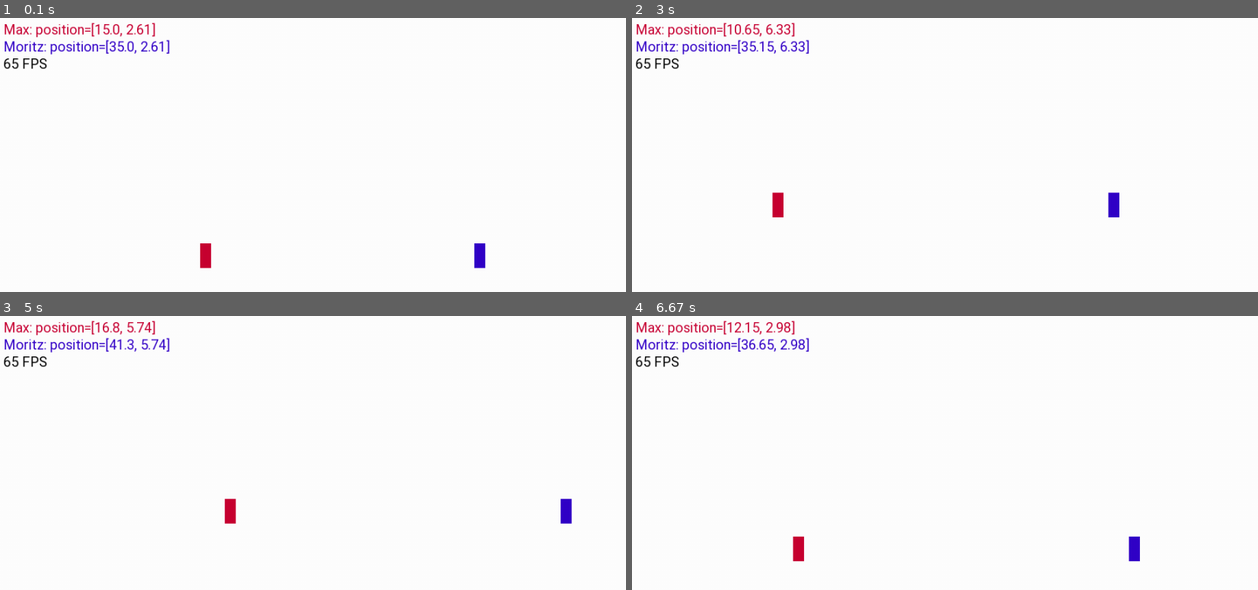
Above: before the commit, frames 1-4 (two rows, left to right).
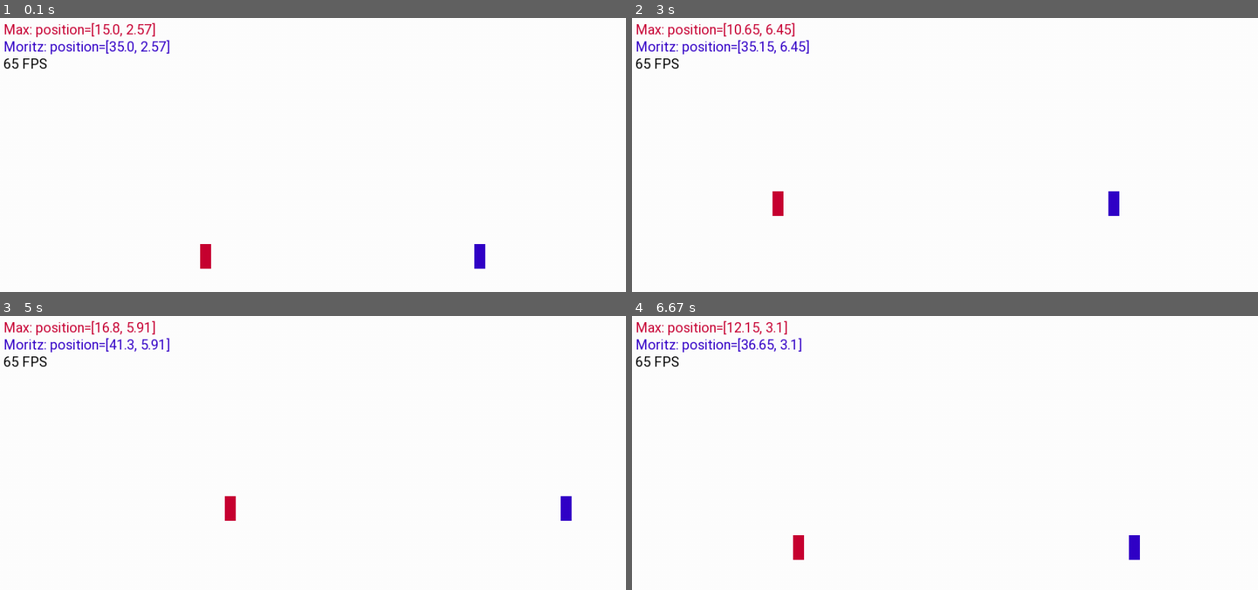
Above: after the commit, the same moments.

Repository: dostuffthatmatters/pygame-jump-n-run
Game: pygame game, started from run.py
Two runs of this game, one before a commit and one after it. Both use one fixed random seed, a clock stepped at 60 frames per second and the inputs below.
Inputs:
- Up to frame 1 (0.1 s): no input
- Up to frame 2 (3 s): hold Right 0.33-0.8 s; hold Up 0.83-1.13 s; hold W 0.83-1.13 s; hold Right 1.17-1.63 s; hold D 1.17-1.63 s; hold Left 1.67-2.2 s; hold A 1.67-2.2 s; hold Left 2.23-2.63 s; hold A 2.23-2.63 s; hold Up from 2.67 s (still down); hold W from 2.67 s (still down)
- Up to frame 3 (5 s): release Up at 3.03 s; release W at 3.03 s; hold Right 3.07-3.7 s; hold D 3.07-3.7 s; hold Left 3.73-4.2 s; hold A 3.73-4.2 s; hold Right 4.23-4.7 s; hold D 4.23-4.7 s; hold Up from 4.73 s (still down); hold W from 4.73 s (still down)
- Up to frame 4 (6.67 s): release Up at 5.03 s; release W at 5.03 s; hold Right 5.07-5.53 s; hold D 5.07-5.53 s; hold Left 5.57-6.1 s; hold A 5.57-6.1 s; hold Left 6.13-6.53 s; hold A 6.13-6.53 s; hold Up from 6.57 s (still down); hold W from 6.57 s (still down)

The runs differ from the first frame. In frame 1, 0.1% of the frame differs, in the area x 21-78%, y 2-92%; in frame 2, 0.2%; in frame 3, 0.2%; in frame 4, 0.3%, in the area x 21-82%, y 1-90%.

Commit message:
Add version 2 of the game

Diff:
--- a/game/engine/constants.py
+++ b/game/engine/constants.py
@@ -2,7 +2,7 @@
 import math
 
 SCALING_FACTOR = 20  # pixels/meter
-GRAVITY = 9.81 * 8  # m/s^2
+GRAVITY = 9.81 * 9  # m/s^2
 
 RUN_VELOCITY = 10  # m/s
 JUMP_HEIGHT = 6  # meter
@@ -18,5 +18,15 @@
 this feels way too slow (I mean real people cannot jump 6
 meters high ;))
 
-So that is why I artificially bumped up the gravity.
+So that is why I artificially bumped up the gravity:
+x times the gravity -> 1/sqrt(x) times the jump-duration
 """
+
+# For debugging purposes
+SLOWDOWN = False
+SLOWDOWN_FPS = 4
+DRAW_HELPERS = True
+
+ERROR_MARGIN = 0.025
+MIN_FPS = 30
+MAX_FPS = 60
--- a/game/v1/main.py
+++ b/game/v1/main.py
@@ -1,6 +1,8 @@
+
 import pygame
+from game.engine.game import Game
+
 from pygame.constants import *
-from game.engine.game import Game
 from game.engine.constants import *
 
 from game.v1.player import Player
--- a/game/v1/player.py
+++ b/game/v1/player.py
@@ -1,7 +1,8 @@
 
 import pygame
+
 from pygame.constants import *
-from engine.constants import *
+from game.engine.constants import *
 
 class Player:
 
--- /dev/null
+++ b/game/v2/__init__.py
@@ -0,0 +1,2 @@
+
+from game.v2.main import run
--- /dev/null
+++ b/game/v2/barrier.py
@@ -0,0 +1,102 @@
+
+from game.engine.constants import *
+
+def is_number(x):
+    return any([isinstance(x, _type) for _type in (int, float)])
+
+
+class SquareBarrier:
+
+    instances = []
+
+    def __init__(
+            self,
+            x_left=None, x_center=None,
+            y_top=None, y_center=None,
+            width=1, height=1,
+            color=(150, 150, 150)
+    ):
+
+        # Just some tests to validate that the correct init_values are given
+        assert \
+            x_left is None and x_center is not None or \
+            x_center is None and x_left is not None, \
+            "Exactly one of (x_left, x_center) has to be set"
+        assert \
+            is_number(x_left if x_left is not None else x_center),\
+            "x has to be a number (integer or float)"
+        assert \
+            y_top is None and y_center is not None or \
+            y_center is None and y_top is not None, \
+            "Exactly one of (y_top, y_center) has to be set"
+        assert \
+            is_number(y_top if y_top is not None else y_center), \
+            "y has to be a number (integer or float)"
+
+        # self.x/self.y is referencing the blocks center
+        self.x = x_left + width/2 if x_left is not None else x_center
+        self.y = y_top - height/2 if y_top is not None else y_center
+
+        self.width = width
+        self.height = height
+
+        self.color = color
+
+        SquareBarrier.instances.append(self)
+
+    def draw(self, game):
+        w = self.width * SCALING_FACTOR
+        h = self.height * SCALING_FACTOR
+        x = (self.x * SCALING_FACTOR) - (w/2)
+        y = game.height - ((self.y * SCALING_FACTOR) + (h/2))
+        game.draw_rect(x, y, w, h, color=self.color)
+
+    @staticmethod
+    def draw_all(game):
+        for barrier in SquareBarrier.instances:
+            barrier.draw(game)
+
+    @staticmethod
+    def create(x_left, y_top, width, height, color=(150, 150, 150)):
+        SquareBarrier(x_left=x_left, y_top=y_top, width=width, height=height, color=color)
+
+    def detect_collision(self, x_center, y_center, width, height):
+        dx_min = width/2 + self.width/2
+        dy_min = height/2 + self.height/2
+
+        dx = x_center - self.x  # dx > 0 = player is right from the barrier
+        dy = y_center - self.y  # dy > 0 = player is above the barrier
+
+        collision = {}
+
+        if dx_min > abs(dx) and dy_min > abs(dy):
+            # Overlaps!
+
+            vertical_overlap = (dy_min-abs(dy))
+            horizontal_overlap = (dx_min-abs(dx))
+
+            if vertical_overlap < horizontal_overlap:
+                if dy > 0:
+                    collision = {"FLOOR": self.y + self.height/2}
+                else:
+                    collision = {"CEILING": self.y - self.height/2}
+            else:
+                if dx > 0:
+                    collision = {"LEFT_WALL": self.x + self.width/2}
+                else:
+                    collision = {"RIGHT_WALL": self.x - self.width/2}
+
+            assert len(collision) > 0, "Math is wrong"
+
+        return collision
+
+    @staticmethod
+    def detect_all_collisions(x_center, y_center, width, height):
+        all_collisions = {}
+        for barrier in SquareBarrier.instances:
+            single_collision = barrier.detect_collision(x_center, y_center, width, height)
+            for side in single_collision:
+                # Only detect one collision per direction yet!
+                if side not in all_collisions:
+                    all_collisions[side] = single_collision[side]
+        return all_collisions
--- /dev/null
+++ b/game/v2/main.py
@@ -0,0 +1,81 @@
+
+import pygame
+import time
+import math
+from game.engine.game import Game
+
+from pygame.constants import *
+from game.engine.constants import *
+
+from game.v2.player import Player
+from game.v2.barrier import SquareBarrier
+
+
+def update(timedelta):
+    Player.update_all(timedelta)
+
+
+def draw(game, player):
+    game.draw_background()
+    SquareBarrier.draw_all(game)
+    Player.draw_all(game)
+
+    if DRAW_HELPERS:
+        game.draw_text(text=f"collisions: {player.collisions}", x_left=5, y_top=5, font_size=20, color=player.color)
+        game.draw_text(text=f"position: {player.position}", x_left=5, y_top=30, font_size=20, color=player.color)
+        game.draw_text(text=f"{game.fps} FPS", x_left=5, y_top=55, font_size=20)
+    else:
+        game.draw_text(text=f"{game.fps} FPS", x_left=5, y_top=5, font_size=20)
+
+    game.update()
+
+
+def run():
+    game = Game(
+        width=50 * SCALING_FACTOR,
+        height=20 * SCALING_FACTOR,
+        print_fps=False, max_fps=MAX_FPS
+    )
+
+    player_1 = Player(
+        "Max", color=(200, 0, 50), position=(15, 3),
+        keymap={K_w: 'UP', K_a: 'LEFT', K_s: 'DOWN', K_d: 'RIGHT'}
+    )
+
+    # Window boundaries
+    SquareBarrier.create(x_left=-1, y_top=21, width=52, height=1)  # top
+    SquareBarrier.create(x_left=-1, y_top=1, width=52, height=1)  # bottom
+    SquareBarrier.create(x_left=-1, y_top=21, width=1, height=22)  # left
+    SquareBarrier.create(x_left=50, y_top=21, width=1, height=22)  # right
+
+    # 3 step barriers
+    SquareBarrier.create(x_left=12, y_top=6, width=5, height=1)
+    SquareBarrier.create(x_left=19, y_top=8, width=5, height=1)
+    SquareBarrier.create(x_left=26, y_top=10, width=5, height=1)
+
+    # "half pyramid" barrier
+    SquareBarrier.create(x_left=36, y_top=9, width=2, height=8)
+    SquareBarrier.create(x_left=38, y_top=7, width=2, height=6)
+    SquareBarrier.create(x_left=40, y_top=5, width=2, height=4)
+    SquareBarrier.create(x_left=42, y_top=3, width=2, height=2)
+
+    while True:
+        for event in pygame.event.get():
+            if event.type == pygame.QUIT:
+                game.exit()
+
+            if event.type in (pygame.KEYDOWN, pygame.KEYUP):
+                if event.key in (pygame.K_w, pygame.K_s, pygame.K_a, pygame.K_d):
+                    player_1.keypress(event.key, event.type == pygame.KEYDOWN)
+
+        if not SLOWDOWN:
+            # Collision detection is not fully working with low fps, yet...
+            fps = max(game.fps, MIN_FPS)
+
+            # Simulation is physically slower in game.fps < MIN_FPS
+            update(1/fps)
+        else:
+            time.sleep((1 / SLOWDOWN_FPS) - (1 / 45))
+            update(1/45)
+
+        draw(game, player_1)
--- /dev/null
+++ b/game/v2/player.py
@@ -0,0 +1,178 @@
+
+import pygame
+from game.v2.barrier import SquareBarrier
+
+from pygame.constants import *
+from game.engine.constants import *
+
+class Player:
+
+    # Keeps track of all instances of the Player class
+    instances = []
+
+    def __init__(
+            self,
+            name,
+            color=(0, 0, 0),
+            position=(0, 0),
+            keymap=None,
+            width=1.0,
+            height=2.0,
+    ):
+        if keymap is None:
+            keymap = {
+                K_UP: 'UP',
+                K_LEFT: 'LEFT',
+                K_DOWN: 'DOWN',
+                K_RIGHT: 'RIGHT'
+            }
+        else:
+            # Just a few tests whether the passed
+            assert \
+                all([value in ('UP', 'LEFT', 'DOWN', 'RIGHT') for value in keymap.values()]), \
+                'All keys [UP, LEFT, RIGHT] required in keymap property'
+
+            assert \
+                all([isinstance(key, int) for key in keymap.keys()]), \
+                'All keys for [UP, LEFT, DOWN, RIGHT] in keymap property have to be integers (e.g. pygame.K_UP)'
+
+            assert len(keymap) == 4, 'Only keys for [UP, LEFT, DOWN, RIGHT] allowed in keymap property'
+
+        self.position = position
+        self.velocity = [0.0, 0.0]
+
+        self.keymap = keymap
+        self.keypressed = {
+            'UP': False,
+            'LEFT': False,
+            'DOWN': False,
+            'RIGHT': False,
+        }
+
+        self.name = name
+        self.color = color
+        self.width = width
+        self.height = height
+
+        self.collisions = {
+            'CEILING': None,
+            'FLOOR': None,
+            'LEFT_WALL': None,
+            'RIGHT_WALL': None
+        }
+
+        # Add this new instance to the instance-list Player.players
+        Player.instances.append(self)
+
+    def keypress(self, event_key, keydown):
+        assert \
+            event_key in self.keymap.keys(),\
+            f"Only key-events from {list(self.keymap.keys())} allowed"
+        self.keypressed[self.keymap[event_key]] = keydown
+
+    def update_collisions(self, new_velocity, new_position):
+        all_collisions = SquareBarrier.detect_all_collisions(
+            x_center=new_position[0], y_center=new_position[1],
+            width=self.width, height=self.height
+        )
+
+        new_collisions = {
+            'CEILING': None,
+            'FLOOR': None,
+            'LEFT_WALL': None,
+            'RIGHT_WALL': None
+        }
+
+        if 'FLOOR' in all_collisions and new_velocity[1] < ERROR_MARGIN:
+            y_floor = all_collisions['FLOOR']
+            new_velocity[1] = 0
+            new_position[1] = y_floor + (self.height/2) - ERROR_MARGIN
+            new_collisions['FLOOR'] = y_floor
+
+        if 'CEILING' in all_collisions and new_velocity[1] > -ERROR_MARGIN:
+            y_ceil = all_collisions['CEILING']
+            new_velocity[1] = 0
+            new_position[1] = y_ceil - (self.height/2) + ERROR_MARGIN
+            new_collisions['CEILING'] = y_ceil
+
+        if 'LEFT_WALL' in all_collisions and new_velocity[0] < ERROR_MARGIN:
+            x_wall = all_collisions['LEFT_WALL']
+            new_velocity[0] = 0
+            new_position[0] = x_wall + (self.width/2) - ERROR_MARGIN
+            new_collisions['LEFT_WALL'] = x_wall
+
+        if 'RIGHT_WALL' in all_collisions and new_velocity[0] > -ERROR_MARGIN:
+            x_wall = all_collisions['RIGHT_WALL']
+            new_velocity[0] = 0
+            new_position[0] = x_wall - (self.width/2) + ERROR_MARGIN
+            new_collisions['RIGHT_WALL'] = x_wall
+
+        self.collisions = new_collisions
+
+        new_velocity = [round(v, COORDINATE_PRECISION) for v in new_velocity]
+        new_position = [round(p, COORDINATE_PRECISION) for p in new_position]
+        return new_velocity, new_position
+
+    def update(self, timedelta):
+        new_velocity = [0, 0]
+
+        if self.collisions['RIGHT_WALL'] is None and \
+                self.keypressed['RIGHT'] and not self.keypressed['LEFT']:
+            new_velocity[0] = RUN_VELOCITY
+
+        if self.collisions['LEFT_WALL'] is None and \
+                self.keypressed['LEFT'] and not self.keypressed['RIGHT']:
+            new_velocity[0] = -RUN_VELOCITY
+
+        new_position = [
+            self.position[0] + new_velocity[0] * timedelta,
+            0
+        ]
+
+        if self.collisions['FLOOR'] is None:
+            new_velocity[1] = self.velocity[1] - GRAVITY * timedelta
+            if self.keypressed['DOWN']:
+                new_velocity[1] = -JUMP_VELOCITY
+            new_position[1] = self.position[1] + new_velocity[1] * timedelta
+        else:
+            # If on some floor
+            if self.keypressed['UP'] and not self.keypressed['DOWN']:
+                if self.velocity[1] < ERROR_MARGIN:
+                    new_velocity[1] = new_velocity[1] = JUMP_VELOCITY
+                new_position[1] = self.position[1] + new_velocity[1] * timedelta
+            else:
+                new_position[1] = self.collisions['FLOOR'] + (self.height/2) - ERROR_MARGIN
+
+        self.velocity, self.position = self.update_collisions(new_velocity, new_position)
+
+    @staticmethod
+    def update_all(timedelta):
+        for player in Player.instances:
+            player.update(timedelta)
+
+    def draw(self, game):
+        rect_w = self.width * SCALING_FACTOR
+        rect_h = self.height * SCALING_FACTOR
+        rect_x = self.position[0] * SCALING_FACTOR - (rect_w/2)
+        rect_y = game.height - (self.position[1] * SCALING_FACTOR + (rect_h/2))
+        game.draw_rect(rect_x, rect_y, rect_w, rect_h, color=self.color)
+
+        if DRAW_HELPERS:
+            circle_r = min((self.width, self.height)) * 0.1 * SCALING_FACTOR
+            sides = [
+                {"identifier": "CENTER", "dx": 0, "dy": 0},
+                {"identifier": "FLOOR", "dx": 0, "dy": -self.height/2},
+                {"identifier": "CEILING", "dx": 0, "dy": +self.height/2},
+                {"identifier": "LEFT_WALL", "dx": -self.width/2, "dy": 0},
+                {"identifier": "RIGHT_WALL", "dx": +self.width/2, "dy": 0}
+            ]
+            for side in sides:
+                if side["identifier"] == "CENTER" or self.collisions[side["identifier"]] is not None:
+                    circle_x = (self.position[0] + side["dx"]) * SCALING_FACTOR
+                    circle_y = game.height - ((self.position[1] + side["dy"]) * SCALING_FACTOR)
+                    game.draw_circle(circle_x, circle_y, circle_r, color=(0, 0, 255))
+
+    @staticmethod
+    def draw_all(game):
+        for player in Player.instances:
+            player.draw(game)
